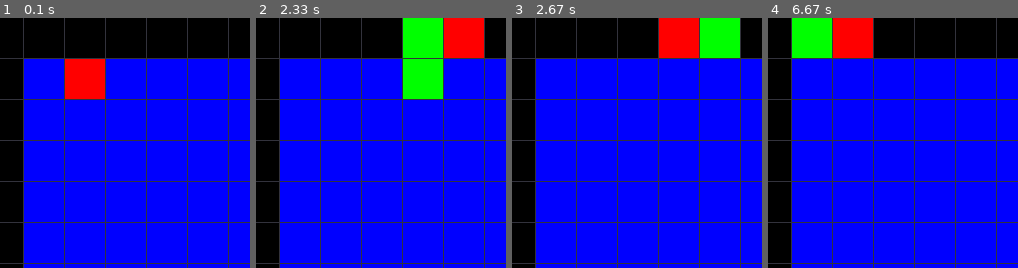
Above: before the commit, frames 1-4 (left to right).
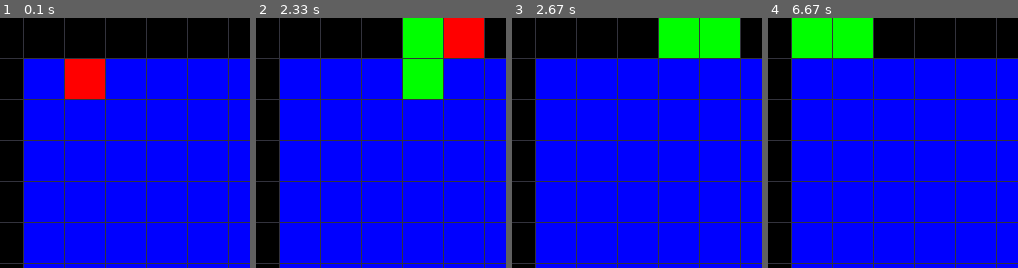
Above: after the commit, the same moments.

Repository: attojeon/pygame_theme
Game: pygame game, started from snake_3.py
Same seed, same stepped clock (60 frames per second), same inputs: the game is played once before the commit and once after it.
Inputs:
- Up to frame 1 (0.1 s): no input
- Up to frame 2 (2.33 s): tap Space at 0.33, 0.67 s; hold Up 1.5-1.97 s; hold Right from 2 s (still down)
- Up to frame 3 (2.67 s): release Right at 2.47 s; hold Left from 2.5 s (still down)
- Up to frame 4 (6.67 s): release Left at 3.03 s; tap Space at 3.4 s; hold Up 4.17-4.53 s; hold Right 4.57-5.2 s; hold Down 5.23-5.6 s; hold Left 5.63-6.1 s; hold Right 6.13-6.6 s
The pictures show only the part of the screen within x 3-53%, y 0-50%; the shares and areas given below are measured in that part.

Frames 1-2 are identical in both runs. In frame 3, 2.6% of the frame differs, in the area x 58-75%, y 0-16%; in frame 4, 2.6%.

Commit message:
snake 게임 튜토리얼 3

Diff:
--- a/snake_3.py
+++ b/snake_3.py
@@ -125,6 +125,7 @@
             snake_coor를 참조하여 그래픽 작업을 진행한다.
 '''
 def object_draw_snake():
+    '''
     for b in snake_coor:
         color = GREEN
         x = b[1]
@@ -133,6 +134,11 @@
     y, x = snake_coor[0]
     color = RED
     pg.draw.rect(screen, color, (x*(cell_size+cell_margin), y*(cell_size+cell_margin), cell_size, cell_size  ))
+    '''
+    for idx, pos in enumerate(snake_coor):
+        color = RED if idx == 0 else GREEN
+        x = pos[1]; y=pos[0]
+        pg.draw.rect(screen, color, (x*(cell_size+cell_margin), y*(cell_size+cell_margin), cell_size, cell_size  ))
 
 
 
